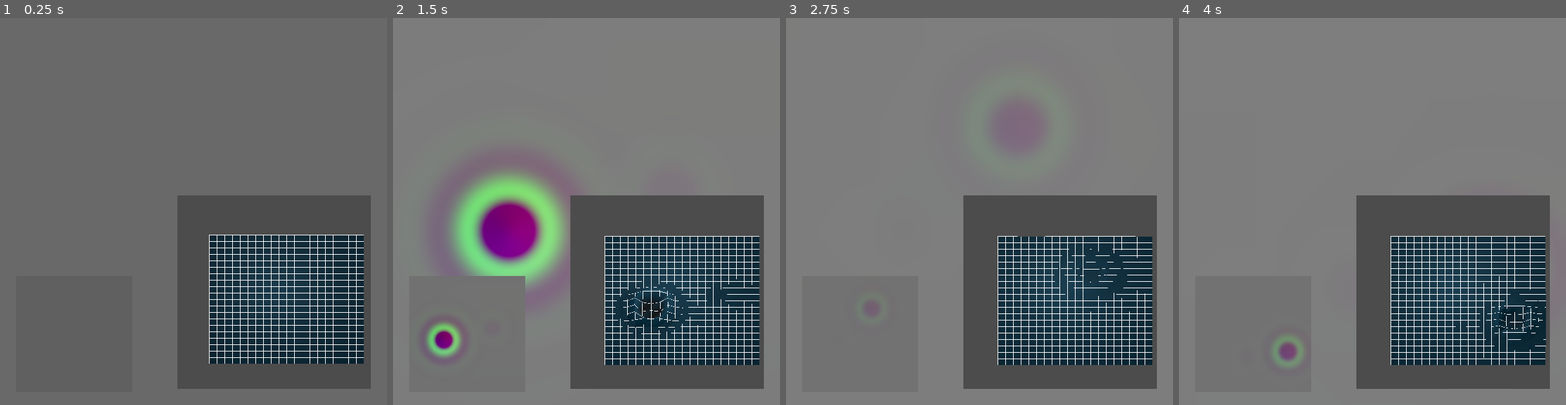
Above: before the commit, frames 1-4 (left to right).
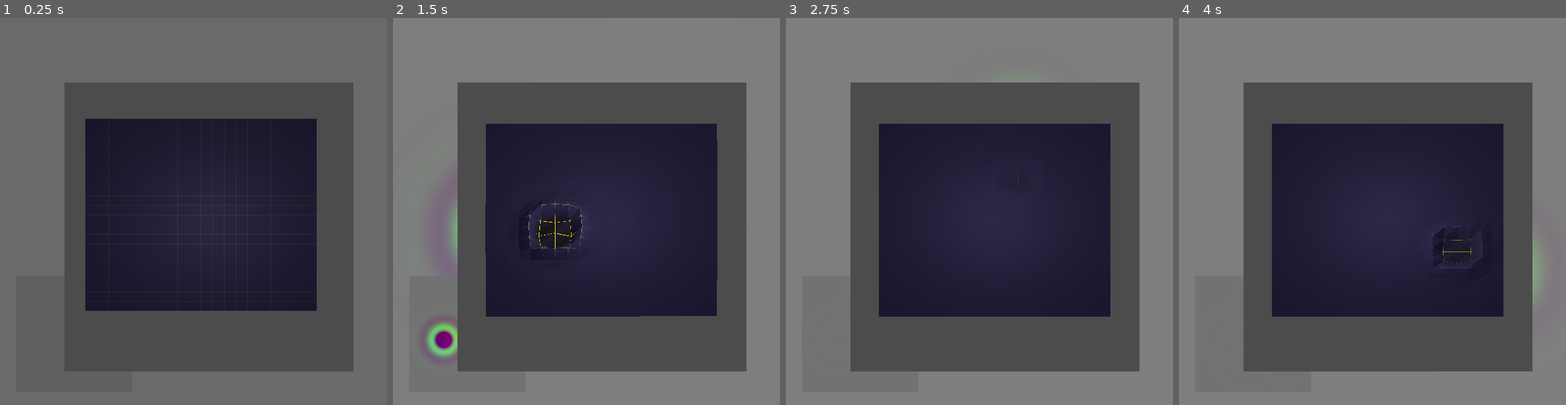
Above: after the commit, the same moments.

Repository: notapixelstudio/simulation-shader
Game: Godot game, scene res://Main.tscn
Two runs of this game, one before a commit and one after it. Both use one fixed random seed, a clock stepped at 60 frames per second and the inputs below.
Inputs (mouse positions are in pixels of both pictures, inside the frame that each line leads up to):
- Up to frame 1 (0.25 s): no input
- Up to frame 2 (1.5 s): move the mouse to (671, 192) at 0.52 s; click (671, 192) at 0.67 s; move the mouse to (509, 230) at 1.27 s; click (509, 230) at 1.42 s
- Up to frame 3 (2.75 s): move the mouse to (1018, 126) at 2.02 s; click (1018, 126) at 2.17 s
- Up to frame 4 (4 s): move the mouse to (1353, 288) at 2.77 s; click (1353, 288) at 2.92 s; move the mouse to (1488, 269) at 3.52 s; click (1488, 269) at 3.67 s

The runs differ from the first frame. In frame 1, 51% of the frame differs, in the area x 16-96%, y 16-96%; in frame 2, 54%; in frame 3, 55%; in frame 4, 55%.

Commit message:
More attempts at aesthetics.

Diff:
--- a/Main.tscn
+++ b/Main.tscn
@@ -28,8 +28,8 @@
 centered = false
 
 [node name="ThreeDView" parent="." instance=ExtResource( 4 )]
-position = Vector2( 275, 275 )
-scale = Vector2( 0.5, 0.5 )
+position = Vector2( 100, 100 )
+scale = Vector2( 0.35, 0.35 )
 
 [node name="Simulation" parent="." instance=ExtResource( 1 )]
 shader = ExtResource( 3 )
--- a/ThreeDView.tscn
+++ b/ThreeDView.tscn
@@ -11,8 +11,9 @@
 [sub_resource type="ShaderMaterial" id=3]
 shader = ExtResource( 2 )
 shader_param/vertical_exaggeration = 4.0
-shader_param/planar_exaggeration = 8.0
-shader_param/tint = Color( 0, 0.184314, 0.254902, 1 )
+shader_param/planar_exaggeration = 16.0
+shader_param/tint = Color( 0.1122, 0.088, 0.22, 1 )
+shader_param/grid_tint = Color( 1, 0.690196, 0, 1 )
 
 [sub_resource type="Environment" id=4]
 ambient_light_color = Color( 1, 1, 1, 1 )
@@ -28,7 +29,7 @@
 script = ExtResource( 1 )
 
 [node name="Viewport" type="Viewport" parent="."]
-size = Vector2( 600, 600 )
+size = Vector2( 1280, 1280 )
 render_target_v_flip = true
 
 [node name="Spatial" type="Spatial" parent="Viewport"]
--- a/explosion_simulation.gdshader
+++ b/explosion_simulation.gdshader
@@ -3,20 +3,21 @@
 uniform float width = 200.0;
 uniform float height = 200.0;
 
-uniform float blur = 1.0;
+uniform float blur = 0.5;
 
 uniform vec2 explosion_center = vec2(0.0,0.0);
 uniform float explosion_radius = 200.0;
 uniform bool explosion = false;
 uniform float explosion_frequency = 0.2;
 uniform float explosion_decay = 0.1;
+uniform float sea_level = 0.5;
 
 const float TAU = 6.283185307;
 
 void fragment(){
 	vec2 normalized_explosion_center = vec2(explosion_center.x/width, explosion_center.y/height);
 	vec4 f = textureLod(SCREEN_TEXTURE, SCREEN_UV, blur);
-	COLOR = 0.5 - 0.94*(0.5-f);
+	COLOR = sea_level - 0.94*(sea_level-f);
 	if(explosion) {
 		float d = distance(UV, normalized_explosion_center)*explosion_radius;
 		vec2 delta = UV-normalized_explosion_center;
--- a/height.gdshader
+++ b/height.gdshader
@@ -2,12 +2,13 @@
 
 uniform sampler2D heightmap;
 uniform float vertical_exaggeration = 4.0;
-uniform float planar_exaggeration = 8.0;
+uniform float planar_exaggeration = 16.0;
 uniform vec4 tint : hint_color;
+uniform vec4 grid_tint : hint_color;
 
 void vertex() {
 	vec4 h = texture(heightmap, UV);
-	VERTEX = vec3(VERTEX.x+h.x*planar_exaggeration, VERTEX.y+h.y*vertical_exaggeration, VERTEX.z+h.z*planar_exaggeration);
+	VERTEX = vec3(VERTEX.x+(h.x-0.5)*planar_exaggeration, VERTEX.y+h.y*vertical_exaggeration, VERTEX.z+(h.z-0.5)*planar_exaggeration);
 	COLOR.rgb = h.xyz;
 }
 
@@ -15,7 +16,7 @@
 	float h = COLOR.y;
 	float d = abs(h-0.5);
 	NORMAL = normalize(cross(dFdx(VERTEX), dFdy(VERTEX)));
-	float grid = max(step(mod(UV.x, 0.05)*20.0, 0.05), step(mod(UV.y, 0.05)*20.0, 0.05));
-	ALBEDO = max(h*tint.rgb, vec3(grid));
-	//ALBEDO = h*tint.rgb;
+	float grid = 10.0*d*d*d*(step(mod(UV.x, 0.05)*20.0, 0.03) + step(mod(UV.y, 0.05)*20.0, 0.03));
+	ALBEDO = mix(min(2.0*vec3(grid), grid_tint.rgb), tint.rgb, h);
+	//ALBEDO = (2.0*h)*tint.rgb;
 }
